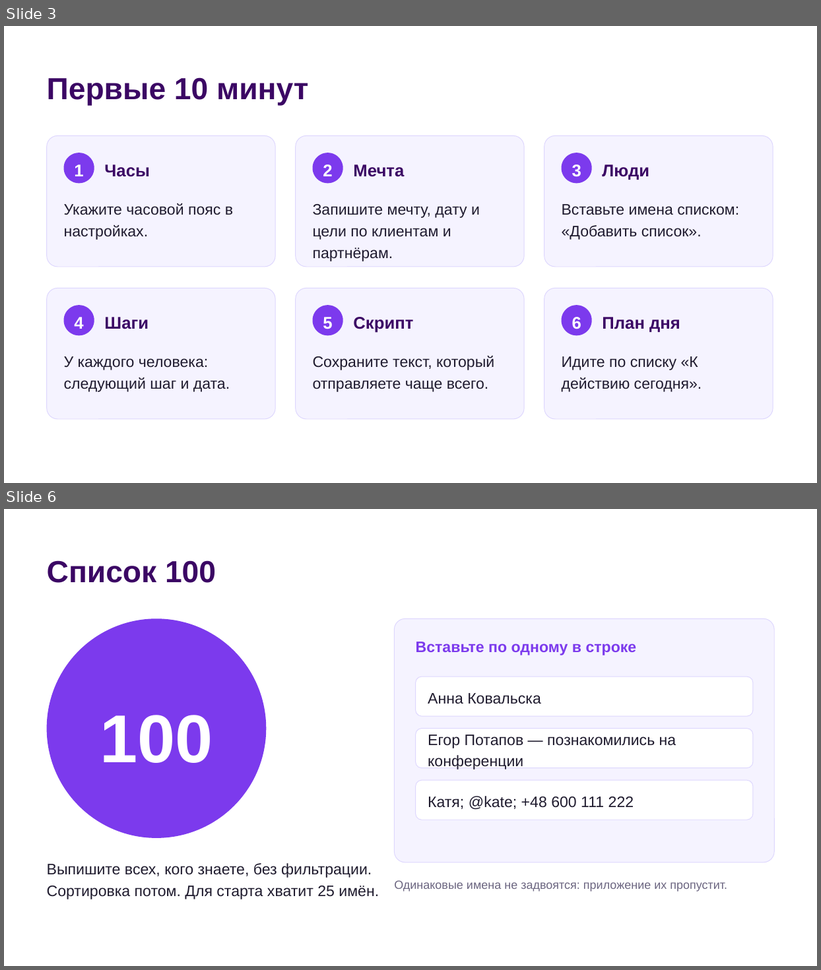
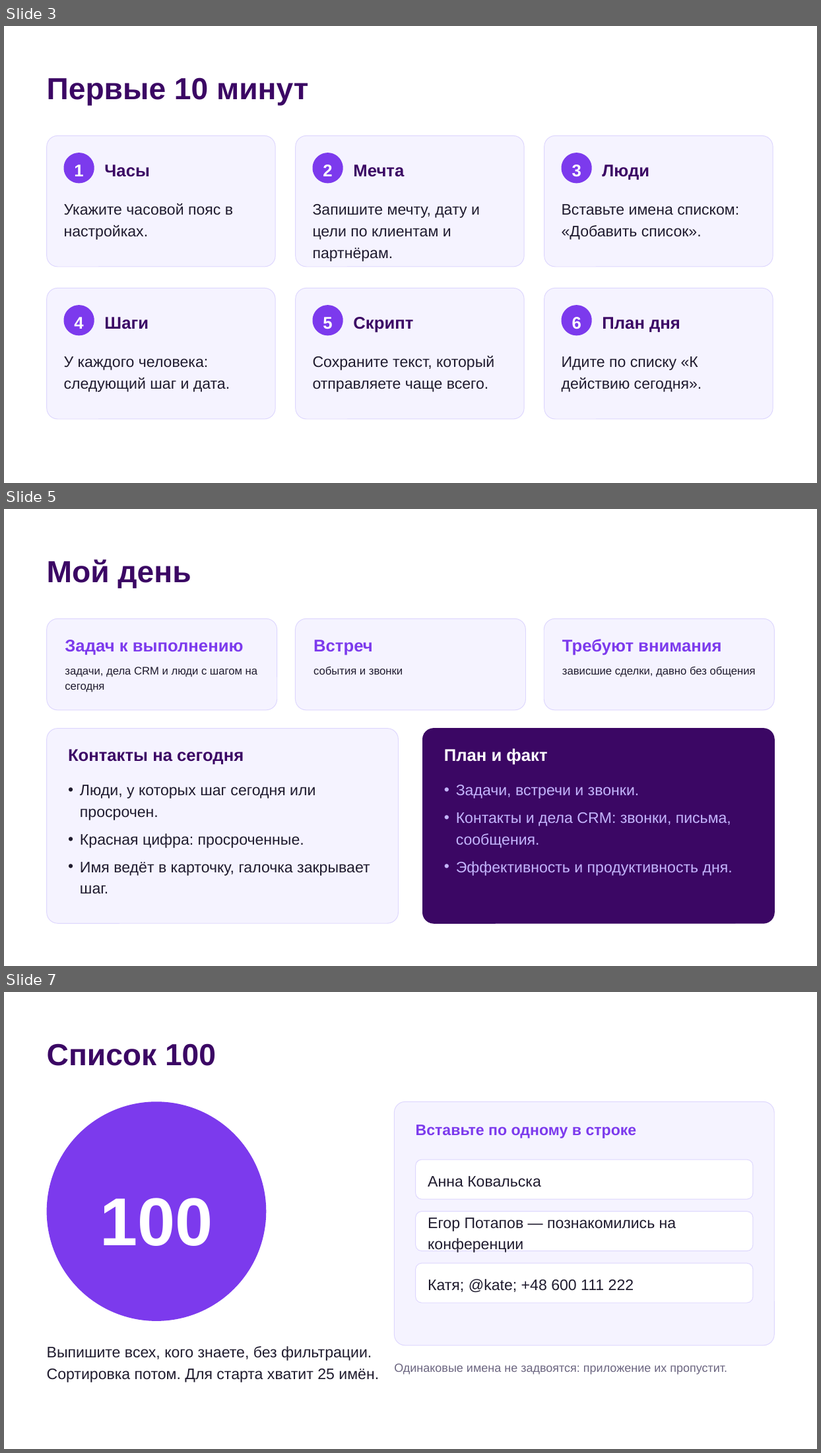
Before and after one commit to andreiyasinski89/Eagle-Control, a slide deck: public/guide/MeetOwl-presentation-ru.pptx. Shown one above the other, each under a label of ours: slides 3 and 6 before the commit, slides 3, 5 and 7 after it; the slides between them are not shown. The pictures are 821x970 and 821x1453 pixels, drawn with LibreOffice and Linux fonts; fonts in the diff are those of the drawing. Boxes give left, top, right and bottom in pixels: in the first picture for what was removed or moved away, otherwise in the second. Text is boxed around its words. In the diff, an @@ line names an element or a change of style, - is before the commit and + after.

```diff
--- a/public/guide/MeetOwl-presentation-ru.pptx
+++ b/public/guide/MeetOwl-presentation-ru.pptx
@@ slide 5 added at (4, 509, 817, 966), background #FFFFFF @@
@@ text added at (47, 559, 191, 588), 36 pt, text #3B0764, bold @@
+Мой день
@@ rounded rectangle added at (47, 619, 277, 710), fill #F5F3FF, outline #DDD6FE 0.75 pt @@
@@ rounded rectangle added at (296, 619, 526, 710), fill #F5F3FF, outline #DDD6FE 0.75 pt @@
@@ rounded rectangle added at (545, 619, 775, 710), fill #F5F3FF, outline #DDD6FE 0.75 pt @@
@@ text added at (65, 640, 244, 655), 20 pt, text #7C3AED, bold @@
+Задач к выполнению
@@ text added at (314, 640, 373, 656), 20 pt, text #7C3AED, bold @@
+Встреч
@@ text added at (562, 639, 721, 656), 20 pt, text #7C3AED, bold @@
+Требуют внимания
@@ text added at (65, 667, 258, 692), 13 pt, text #1F1B2E @@
+задачи, дела CRM и люди с шагом на сегодня
@@ text added at (314, 667, 403, 675), 13 pt, text #1F1B2E @@
+события и звонки
@@ text added at (562, 667, 756, 677), 13 pt, text #1F1B2E @@
+зависшие сделки, давно без общения
@@ rounded rectangle added at (47, 729, 399, 923), fill #F5F3FF, outline #DDD6FE 0.75 pt @@
@@ rounded rectangle added at (423, 729, 775, 923), fill #3B0764, outline #3B0764 0.75 pt @@
@@ text added at (68, 749, 244, 764), 20 pt, text #3B0764, bold @@
+Контакты на сегодня
@@ text added at (444, 749, 547, 765), 20 pt, text #FFFFFF, bold @@
+План и факт
@@ text added at (80, 785, 370, 894), 18 pt, text #1F1B2E @@
+• Люди, у которых шаг сегодня или просрочен.
+• Красная цифра: просроченные.
+• Имя ведёт в карточку, галочка закрывает шаг.
@@ text added at (456, 785, 733, 876), 18 pt, text #C4B5FD @@
+• Задачи, встречи и звонки.
+• Контакты и дела CRM: звонки, письма, сообщения.
+• Эффективность и продуктивность дня.
@@ what was slide 6 is now slide 7 @@
```
Also in this commit, not shown: 6 slides changed, 3 other slides added, 14 other files.
